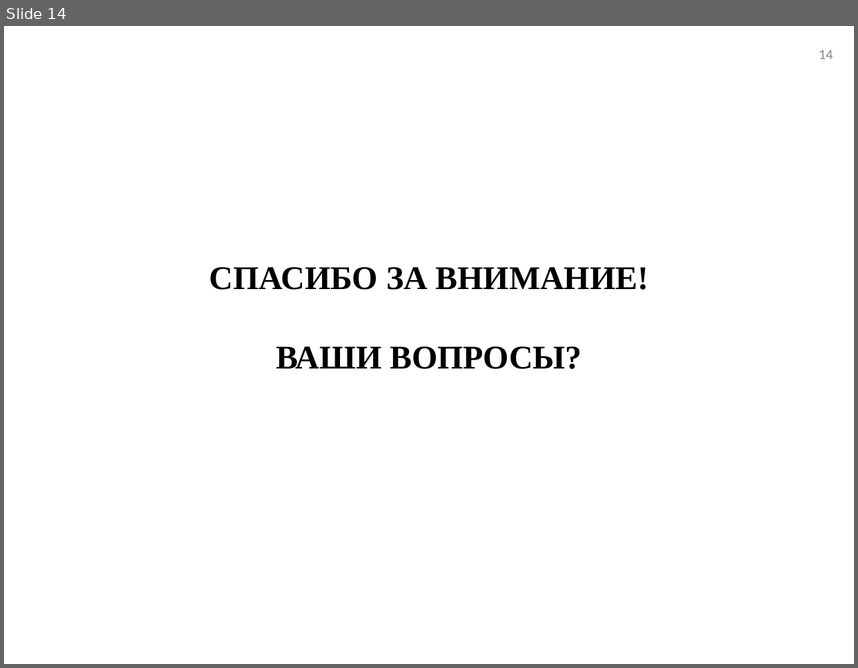
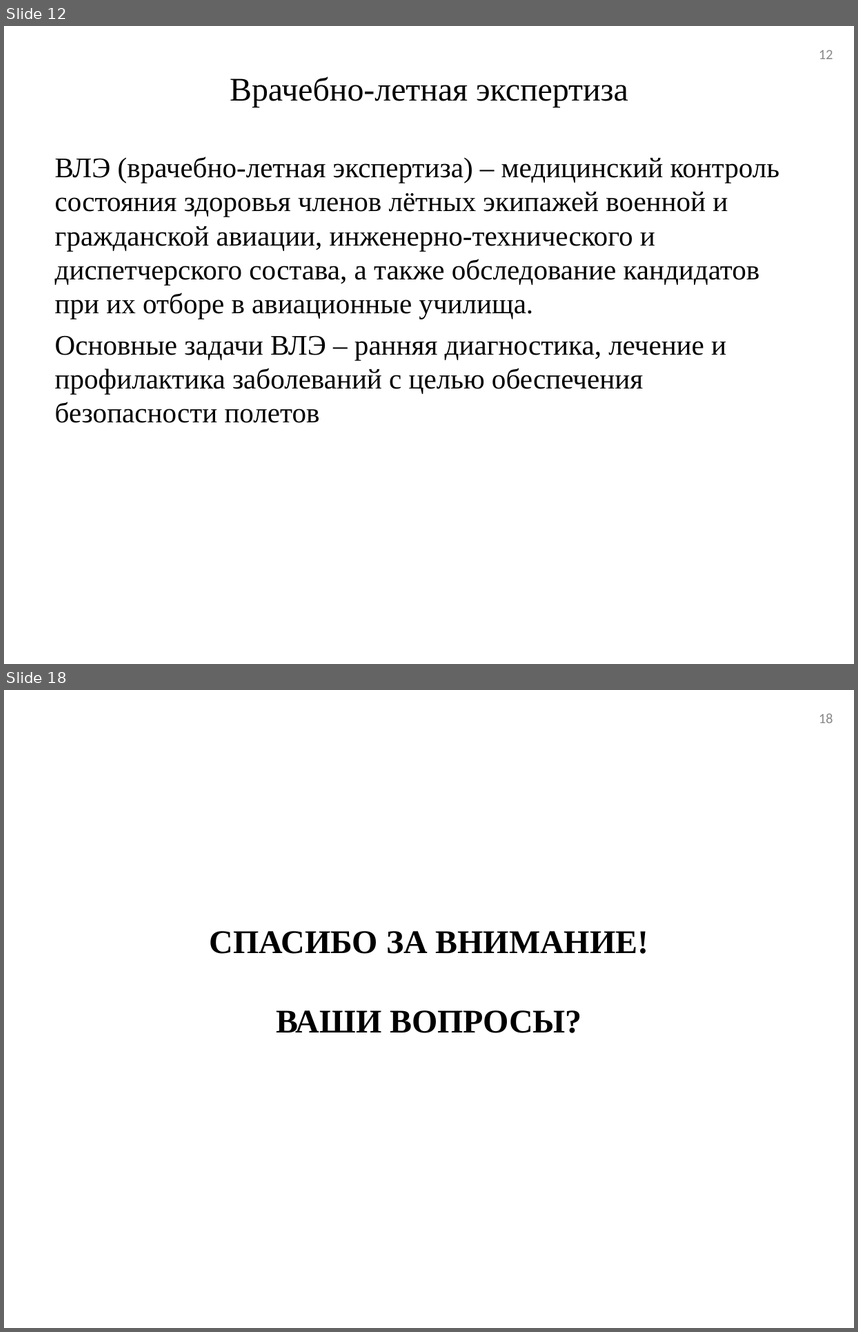
Before and after one commit to tehdoorsareopen/science, a slide deck: _Аспирантура/_Статьи/Алушта16/Алушта16.ppt. Shown one above the other, each under a label of ours: slide 14 before the commit, slides 12 and 18 after it; the slides between them are not shown. The pictures are 858x668 and 858x1332 pixels, drawn with LibreOffice and Linux fonts; fonts in the diff are those of the drawing. Boxes give left, top, right and bottom in pixels: in the first picture for what was removed or moved away, otherwise in the second. Text is boxed around its words. In the diff, an @@ line names an element or a change of style, - is before the commit and + after.

```diff
--- a/_Аспирантура/_Статьи/Алушта16/Алушта16.ppt
+++ b/_Аспирантура/_Статьи/Алушта16/Алушта16.ppt
@@ slide 12 added at [4, 26, 854, 664], background #FFFFFF @@
@@ page number added at [819, 50, 833, 59], 12 pt, text #898989 @@
+12
@@ title added at [230, 76, 628, 107], 28 pt, text #000000 @@
+Врачебно-летная экспертиза
@@ text added at [55, 156, 780, 423], 24 pt, text #000000 @@
+ВЛЭ (врачебно-летная экспертиза) – медицинский контроль состояния здоровья членов лётных экипажей военной и гражданской авиации, инженерно-технического и диспетчерского состава, а также обследование кандидатов при их отборе в авиационные училища.
+Основные задачи ВЛЭ – ранняя диагностика, лечение и профилактика заболеваний с целью обеспечения безопасности полетов
@@ what was slide 14 is now slide 18 @@
@@ page number at [819, 713, 833, 723]: text changed @@
-14
+18
```
Also in this commit, not shown: 1 slide changed, 13 other slides added, 10 slides removed, 10 other files.
